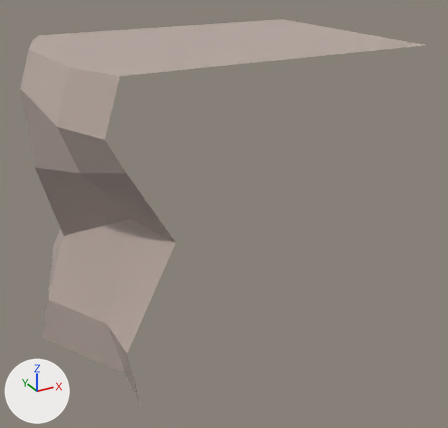
The FBX model Assets/Models/ArenaWall_Straight_1m_A.fbx as it was, and as the next commit left it.
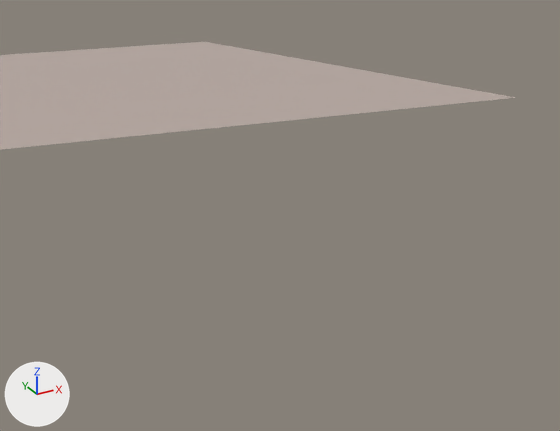
Old and new are each drawn whole from a 50 mm lens placed at (-0.0125, -0.0355, 0.0323), pointed at (0.0116, 0.0083, 0.0104) and again close up on the part from 42% to 100% of the width and 0% to 47% of the height. Lighting does not change. The marker at lower left points along +X, +Y and +Z. Where no turn or scale is listed for an object, it has been applied to the vertices.

Script lines for the objects in view, before the commit:
```python
me_mesh = bpy.data.meshes.new('Mesh')
me_mesh.from_pydata(...)  # 32 vertices, 23 faces; spans x -0.0044..0.025, y 0.0..0.02, z 0.0..0.025
me_mesh.materials.append(mat_walls)  # grey #baaaa2
# before: 2 (0.025, 0.0, 0.025) at pixel (516, 97), 4 (0.025, 0.02, 0.025) at pixel (204, 41), 20 (0.025, 0.0043, 0.025) at pixel (433, 82), 27 (0.025, 0.0152, 0.025) at pixel (263, 52)
ob_arenawall_straight_1m_a = bpy.data.objects.new('ArenaWall_Straight_1m_A', me_mesh)
ob_arenawall_straight_1m_a.location = (0.0, 0.0, 0.0)
```
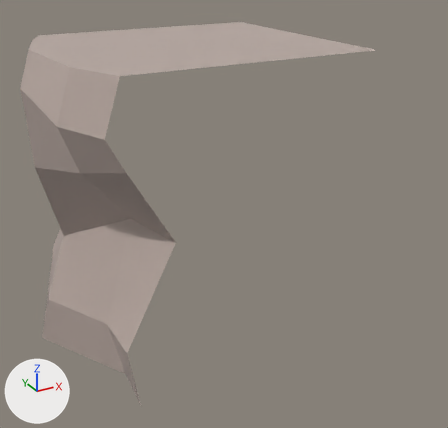
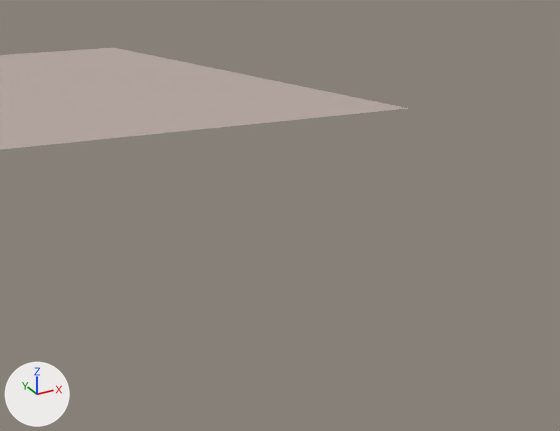
Diff of the bpy script that builds the scene:
```diff
--- a/Assets/Models/ArenaWall_Straight_1m_A.fbx.py
+++ b/Assets/Models/ArenaWall_Straight_1m_A.fbx.py
@@ me_mesh @@
 me_mesh.from_pydata(...)  # 32 vertices, 23 faces; spans x -0.0044..0.025, y 0.0..0.02, z 0.0..0.025
 # used by ob_arenawall_straight_1m_a; location = (0.0, 0.0, 0.0)
+# me_mesh part 1
+for i in [2, 4, 20, 27]: me_mesh.vertices[i].co += Vector((-0.005, 0.0, 0.0))
 me_mesh.materials.append(mat_walls)
```

Changed parts and their boxes (x1, y1, x2, y2) in the close-ups (560 x 431 px):
'ArenaWall_Straight_1m_A', reshaped
    before: (0, 42, 515, 150)
    after: (0, 48, 408, 150)
